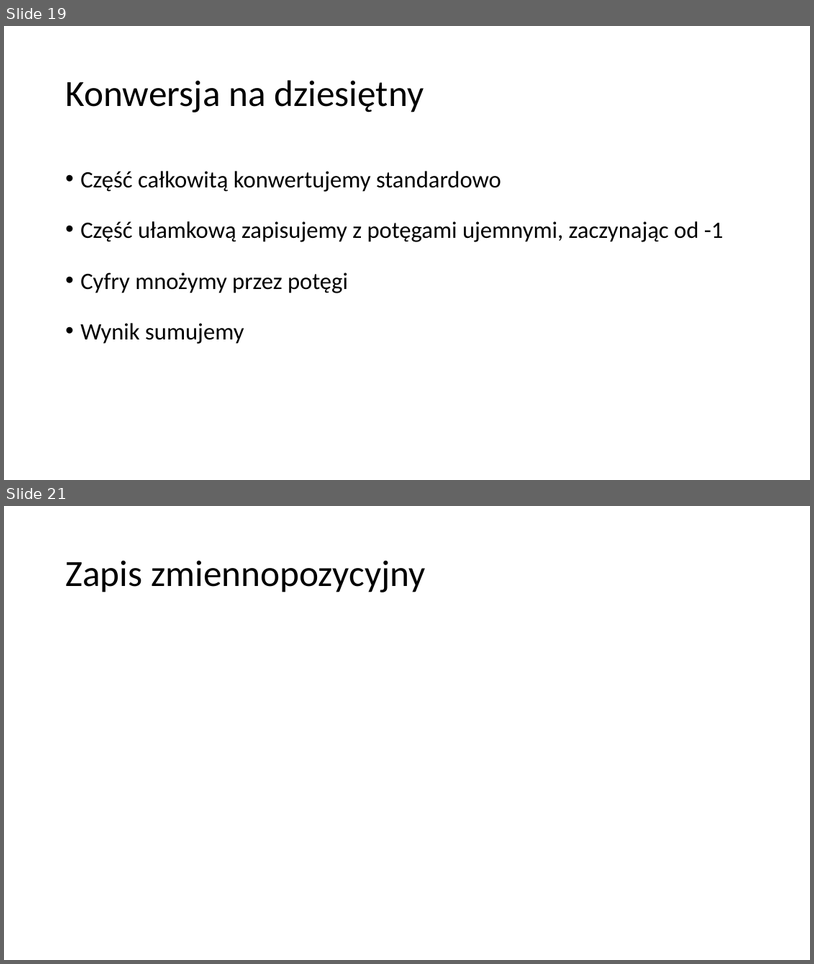
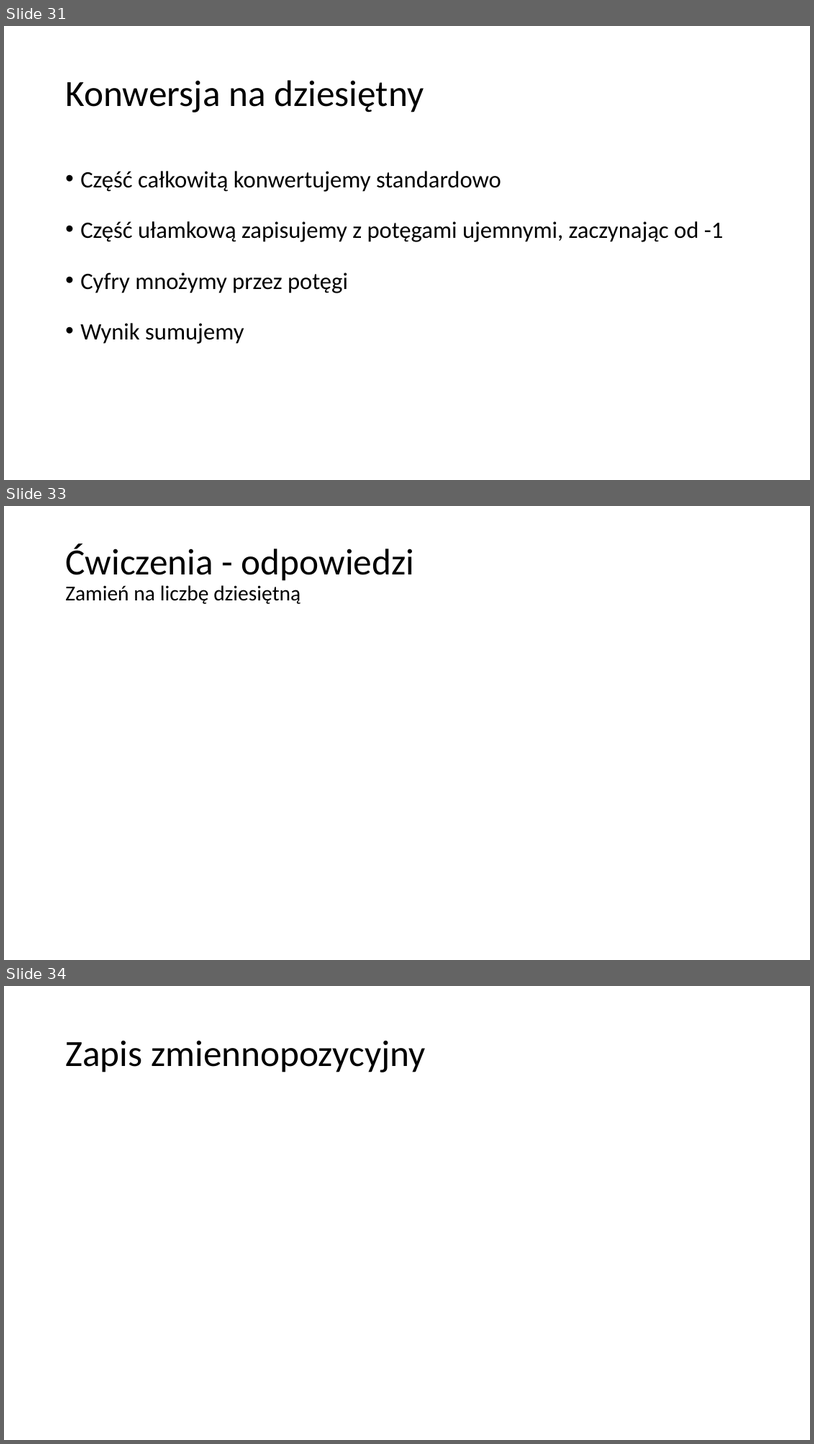
Before and after one commit to blackbat13/cs-lut, a slide deck: Systemy liczbowe/Systemy liczbowe.pptx. Shown one above the other, each under a label of ours: slides 19 and 21 before the commit, slides 31, 33 and 34 after it; the slides between them are not shown. The pictures are 814x964 and 814x1444 pixels, drawn with LibreOffice and Linux fonts; fonts in the diff are those of the drawing; grey boxes stand for pictures. Boxes give left, top, right and bottom in pixels: in the first picture for what was removed or moved away, otherwise in the second. Text is boxed around its words. In the diff, an @@ line names an element or a change of style, - is before the commit and + after.

```diff
--- a/Systemy liczbowe/Systemy liczbowe.pptx
+++ b/Systemy liczbowe/Systemy liczbowe.pptx
@@ slide 33 added at bbox=[4, 506, 810, 960], background #FFFFFF @@
@@ title added at bbox=[65, 543, 415, 604], 25.3 pt, text #000000 @@
+Ćwiczenia - odpowiedzi
+Zamień na liczbę dziesiętną
@@ what was slide 19 is now slide 31 @@
@@ what was slide 21 is now slide 34 @@
```
Also in this commit, not shown: 7 slides changed, 14 other slides added.
